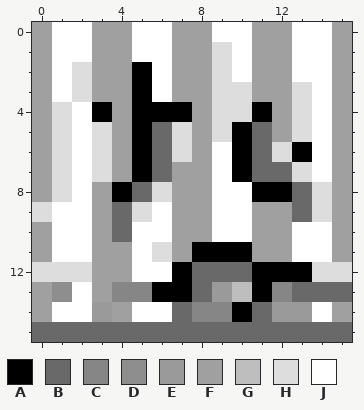
Edited in one commit: pixel-art file (Assets/Sprites/Game/Floors/Tile_Wall_School_Top_B.aseprite). Above: the version before the commit.
16x16 pixels, 1 frame. Colours within 5 levels of each other are drawn and written as one.
Palette (. is transparent): A #000000  B #696969  C #868686  D #8e8e8e  E #9a9a9a  F #a0a0a0  G #bebebe  H #dddddd  J #ffffff
Now the later version:
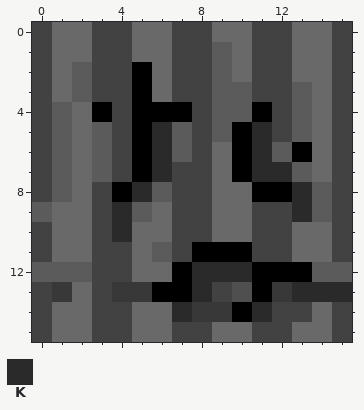
Colours new in this view: K #2a2a2a
From old to new:
colour C: #868686 -> #383838
colour F: #a0a0a0 -> #424242
colour G: #bebebe -> #4f4f4f
colour H: #dddddd -> #5b5b5b
y 0: x 1..2 JJ -> BB; x 5..6 JJ -> BB; x 9..10 JJ -> BB; x 13..14 JJ -> BB
y 1: x 1..2 JJ -> BB; x 5..6 JJ -> BB; x 10 J -> B; x 13..14 JJ -> BB
y 2: x 1 J -> B; x 6 J -> B; x 10 J -> B; x 13..14 JJ -> BB
y 3: x 1 J -> B; x 6 J -> B; x 14 J -> B
y 4: x 2 J -> B; x 14 J -> B
y 5: x 2 J -> B; x 6 B -> K; x 11 B -> K; x 14 J -> B
y 6: x 2 J -> B; x 6 B -> K; x 9 J -> B; x 11 B -> K; x 14 J -> B
y 7: x 2 J -> B; x 6 B -> K; x 9 J -> B; x 11..12 BB -> KK; x 14 J -> B
y 8: x 2 J -> B; x 5 B -> K; x 9..10 JJ -> BB; x 13 B -> K
y 9: x 1..2 JJ -> BB; x 4 B -> K; x 6 J -> B; x 9..10 JJ -> BB; x 13 B -> K
y 10: x 1..2 JJ -> BB; x 4..6 BJJ -> KBB; x 9..10 JJ -> BB; x 13..14 JJ -> BB
y 11: x 1..2 JJ -> BB; x 5 J -> B; x 13..14 JJ -> BB
y 12: x 5..6 JJ -> BB; x 8..10 BBB -> KKK
y 13: x 1..2 DJ -> CB; x 8..9 BE -> KF; x 13..15 BBB -> KKK
y 14: x 1..3 JJE -> BBF; x 5..7 JJB -> BBK; x 11..14 BEEJ -> KFFB
y 15: x 0 B -> F; x 3..4 BB -> FF; x 7..8 BB -> FF; x 11..12 BB -> FF; x 15 B -> F
Changed places in both pictures, as pixel boxes (x1, y1, x2, y2):
changed: (32, 22, 352, 342)
